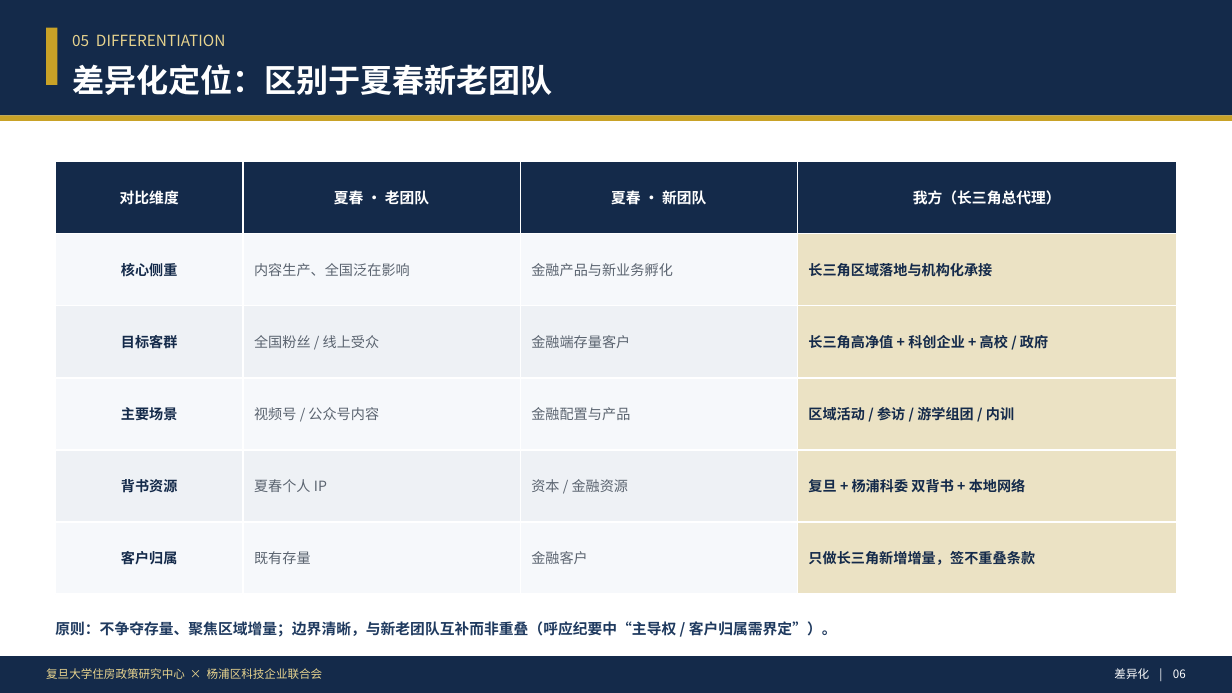
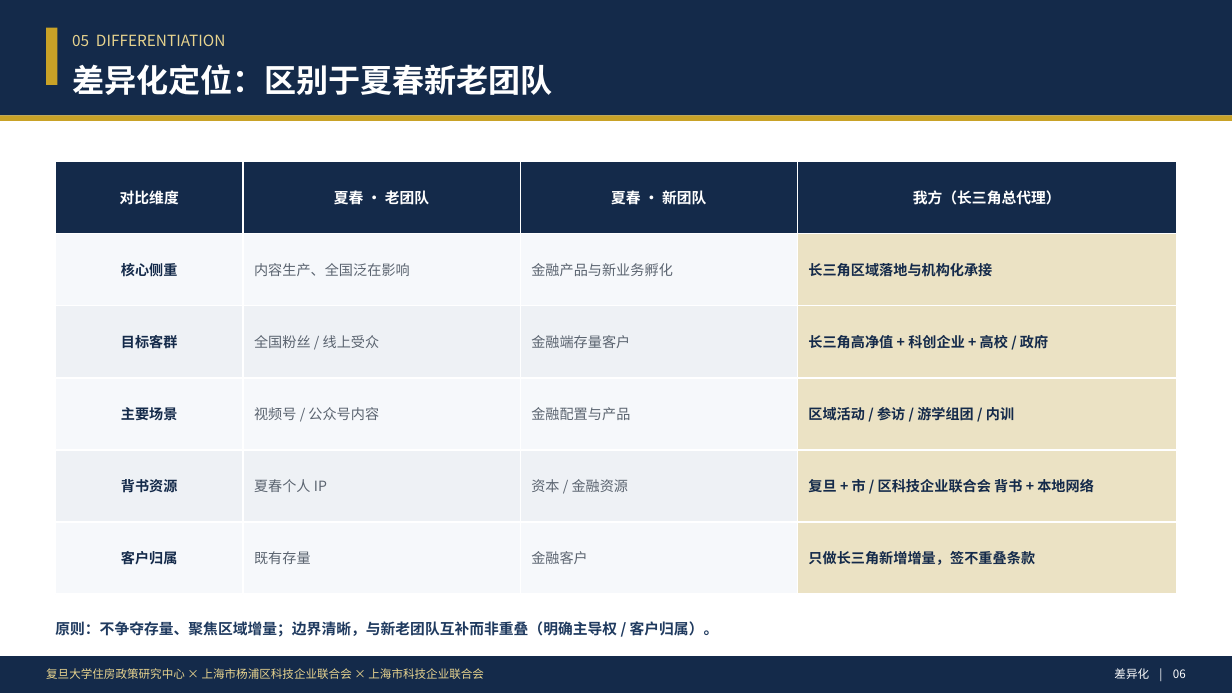
Before and after one commit to hujigang2010-maker/AIDEN, a slide deck: slide 7 of deliverables/夏春长三角战略合作建议方案.pptx. Drawn at 1232x693 pixels with LibreOffice and Linux fonts; fonts in the diff are those of the drawing. Boxes give left, top, right and bottom in pixels: in the first picture for what was removed or moved away, otherwise in the second. Text is boxed around its words. In the diff, an @@ line names an element or a change of style, - is before the commit and + after.

```diff
--- a/deliverables/夏春长三角战略合作建议方案.pptx
+++ b/deliverables/夏春长三角战略合作建议方案.pptx
@@ text at [808, 479, 1094, 493]: text changed @@
-复旦 + 杨浦科委 双背书 + 本地网络
+复旦 + 市 / 区科技企业联合会 背书 + 本地网络
@@ text at [55, 621, 719, 637]: text changed @@
-原则：不争夺存量、聚焦区域增量；边界清晰，与新老团队互补而非重叠（呼应纪要中“主导权 / 客户归属需界定”）。
+原则：不争夺存量、聚焦区域增量；边界清晰，与新老团队互补而非重叠（明确主导权 / 客户归属）。
@@ text at [46, 668, 484, 679]: text changed @@
-复旦大学住房政策研究中心 × 杨浦区科技企业联合会
+复旦大学住房政策研究中心 × 上海市杨浦区科技企业联合会 × 上海市科技企业联合会
```
Also in this commit, not shown: 12 other slides changed, 3 other files.
